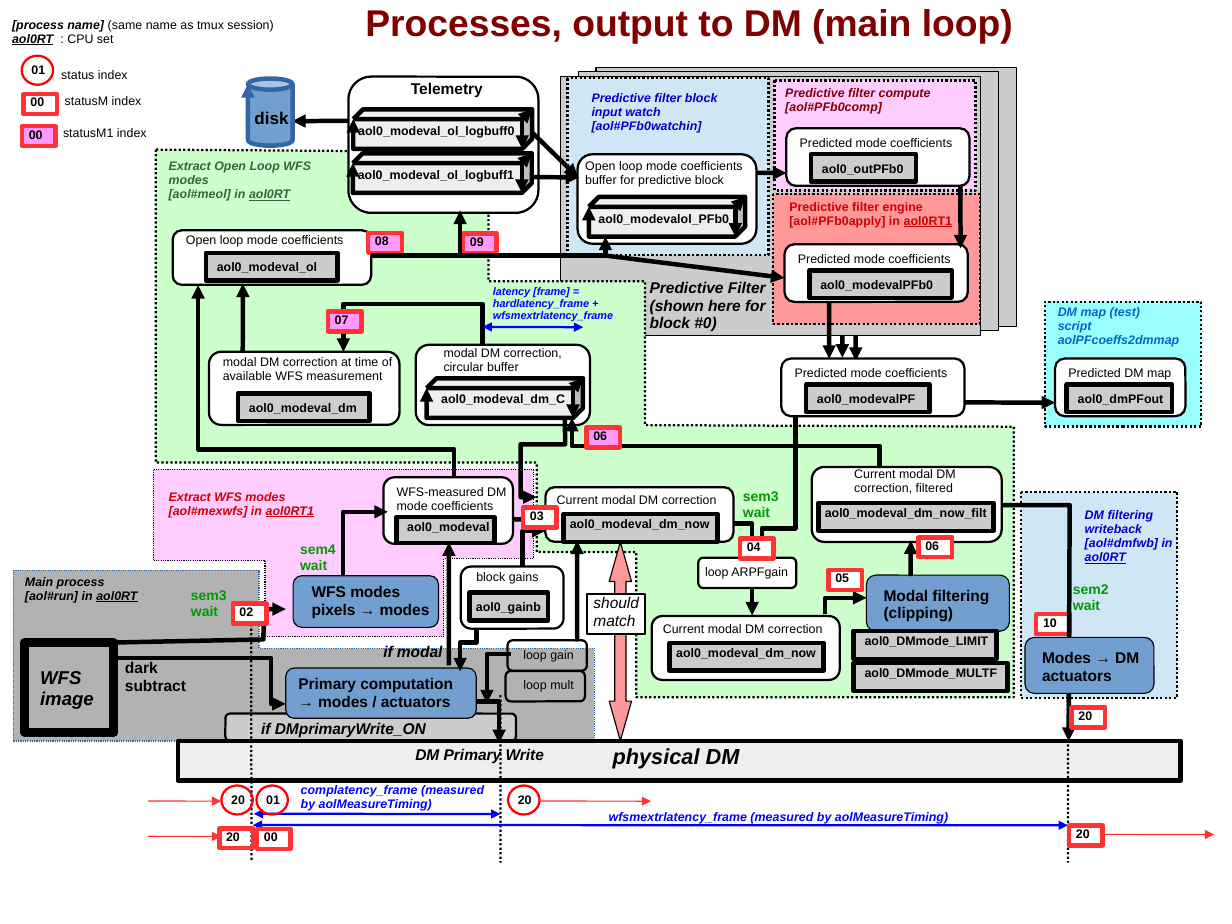
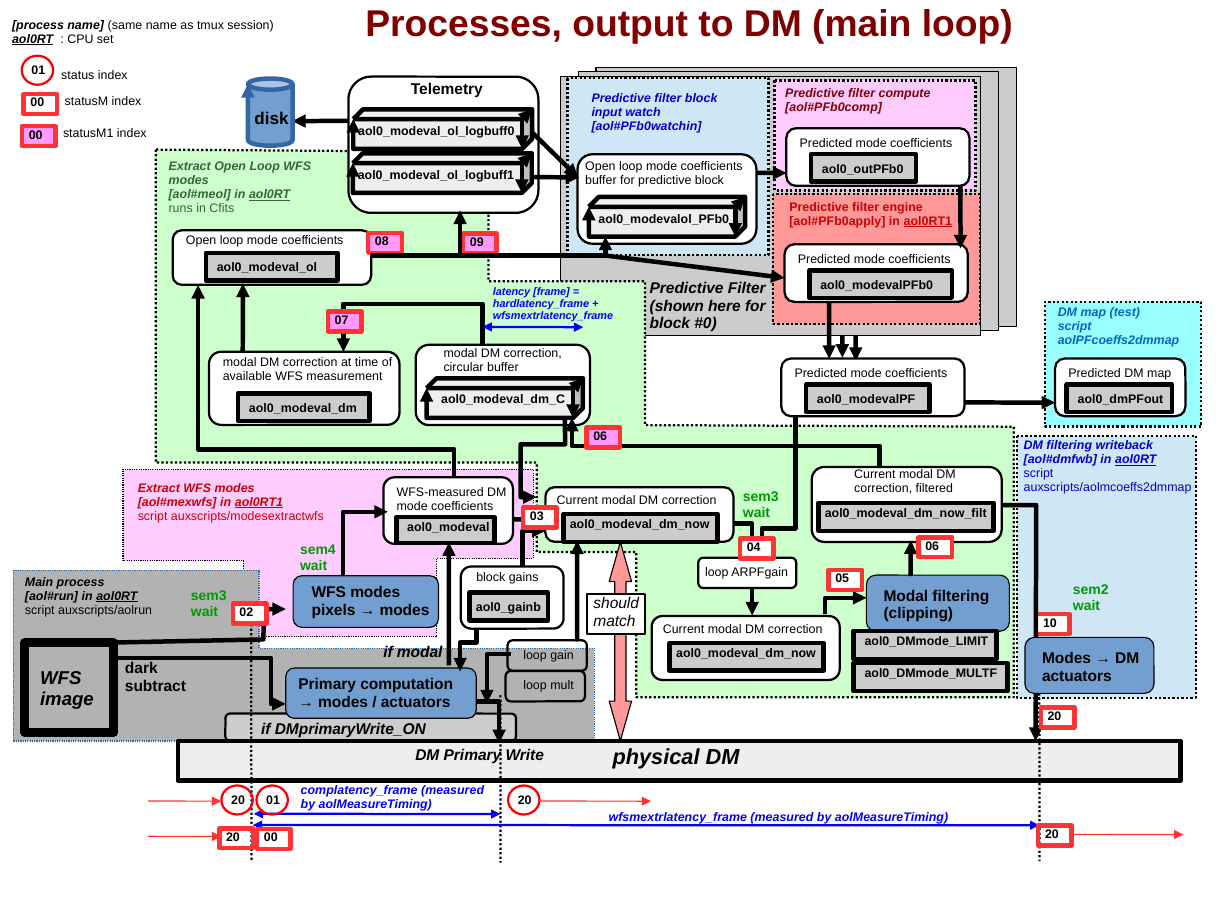
Before and after one commit to oguyon/Cfits, a slide deck: slide 7 of src/AOloopControl/doc/AOloopControl_figs.ppt. Drawn at 1232x924 pixels with LibreOffice and Linux fonts; fonts in the diff are those of the drawing. Boxes give left, top, right and bottom in pixels: in the first picture for what was removed or moved away, otherwise in the second. Text is boxed around its words. In the diff, an @@ line names an element or a change of style, - is before the commit and + after.

```diff
--- a/src/AOloopControl/doc/AOloopControl_figs.ppt
+++ b/src/AOloopControl/doc/AOloopControl_figs.ppt
@@ text at [169,203,234,212]: paragraph added @@
+runs in Cfits
@@ text "DM filtering writeback": place and size @@
-text "DM filtering writeback" at [1085,510,1173,564]
+text "DM filtering writeback" at [1024,440,1192,494]
@@ freeform shape: place and size @@
-freeform shape at [1021,492,1177,698]
+freeform shape at [1017,436,1196,698]
@@ freeform shape: place and size @@
-freeform shape at [153,470,533,637]
+freeform shape at [123,470,533,637]
@@ text "Extract WFS modes": place and size @@
-text "Extract WFS modes" at [169,492,314,518]
+text "Extract WFS modes" at [138,483,324,523]
@@ text at [1024,468,1192,494]: paragraph added @@
+script auxscripts/aolmcoeffs2dmmap
@@ freeform shape: place and size @@
-freeform shape at [1002,505,1070,741]
+freeform shape at [1002,505,1036,741]
@@ text at [138,511,324,523]: paragraph added @@
+script auxscripts/modesextractwfs
@@ text at [25,605,152,617]: paragraph added @@
+script auxscripts/aolrun
@@ double arrow moved from (253, 825) - (1069, 825) to (253, 825) - (1040, 825) @@
@@ 2 texts, 2 rectangles, 1 line, 1 arrow: place and size @@
-2 texts, 2 rectangles, 1 line, 1 arrow at [1069,695,1214,863]
+2 texts, 2 rectangles, 1 line, 1 arrow at [1039,693,1184,861]
```
Also in this commit, not shown: 2 other files.
